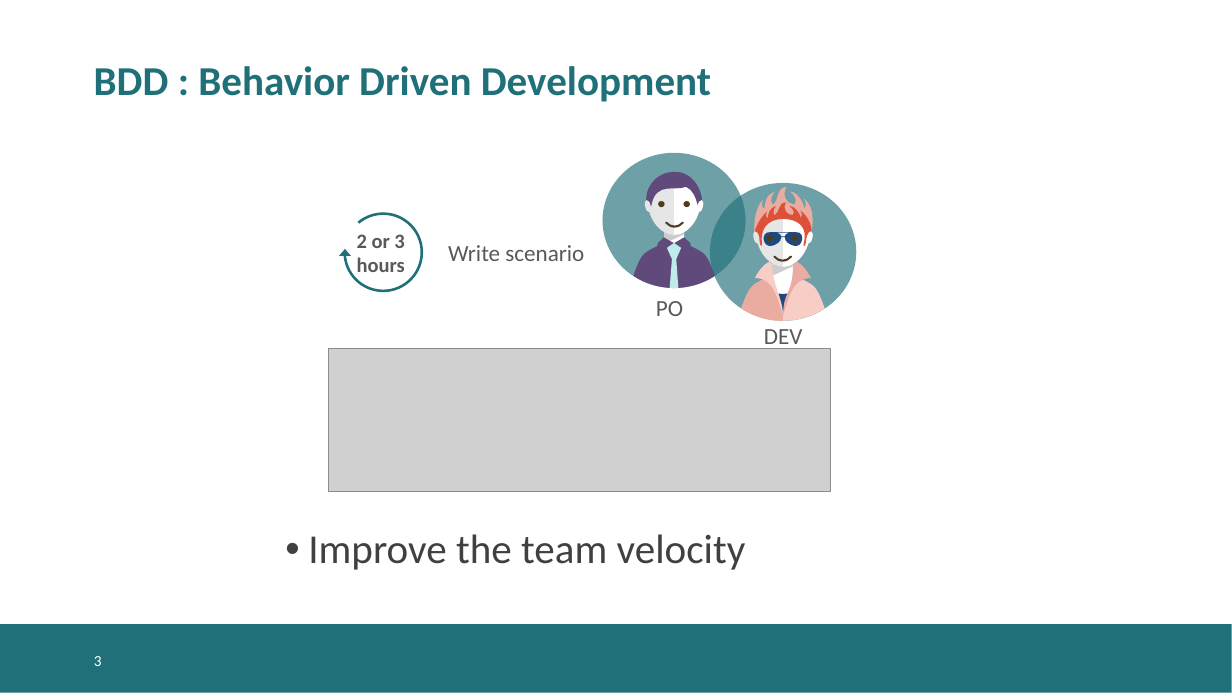
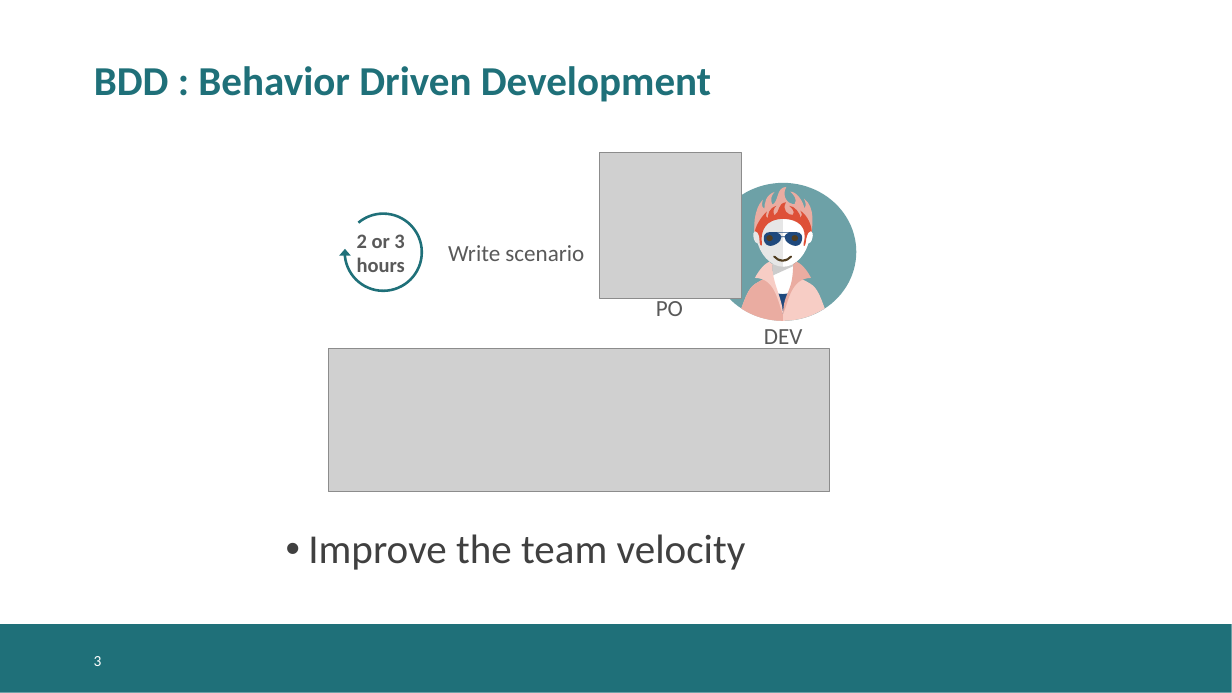
Before and after one commit to KelkooGroup/theGardener, a slide deck: slide 3 of doc/BDD_TheGardener_in_a_nutshell.pptx. Drawn at 1232x693 pixels with LibreOffice and Linux fonts; fonts in the diff are those of the drawing; grey boxes stand for pictures; background and template pictures are left out. Boxes give left, top, right and bottom in pixels: in the first picture for what was removed or moved away, otherwise in the second. Text is boxed around its words. In the diff, an @@ line names an element or a change of style, - is before the commit and + after.

```diff
--- a/doc/BDD_TheGardener_in_a_nutshell.pptx
+++ b/doc/BDD_TheGardener_in_a_nutshell.pptx
@@ picture added at box(600, 152, 742, 299) @@
@@ ellipse removed at box(603, 152, 746, 287) @@
@@ freeform shape removed at box(644, 172, 705, 215) @@
@@ freeform shape removed at box(631, 182, 717, 236) @@
@@ freeform shape removed at box(644, 200, 652, 213) @@
@@ ellipse removed at box(658, 201, 665, 208) @@
@@ freeform shape removed at box(675, 182, 717, 236) @@
@@ ellipse removed at box(684, 201, 690, 208) @@
@@ freeform shape removed at box(697, 200, 704, 213) @@
@@ freeform shape removed at box(656, 238, 674, 255) @@
@@ freeform shape removed at box(665, 214, 685, 252) @@
@@ freeform shape removed at box(665, 231, 685, 244) @@
@@ freeform shape removed at box(665, 222, 685, 228) @@
@@ freeform shape removed at box(675, 238, 692, 255) @@
@@ freeform shape at box(739, 213, 827, 267): outline redrawn @@
@@ freeform shape removed at box(634, 242, 715, 287) @@
@@ rectangle removed at box(661, 243, 689, 273) @@
@@ freeform shape removed at box(665, 243, 683, 288) @@
```
Also in this commit, not shown: 7 other slides changed, 5 other files.
